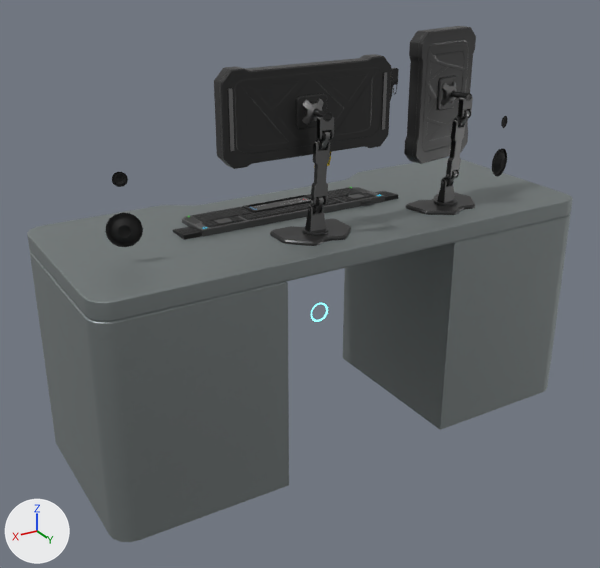
The glTF model app/assets/models/interiors/solis/command-console.glb as it was, and as the next commit left it.
The view is the same before and after, from a 50 mm camera at (0.88, 2.12, 0.63) aimed at (-0.49, -0.17, -0.51). Arrows for +X, +Y and +Z are at lower left; the lights stay in place. The picture after the commit comes second. Where no turn or scale is listed for an object, it has been applied to the vertices.
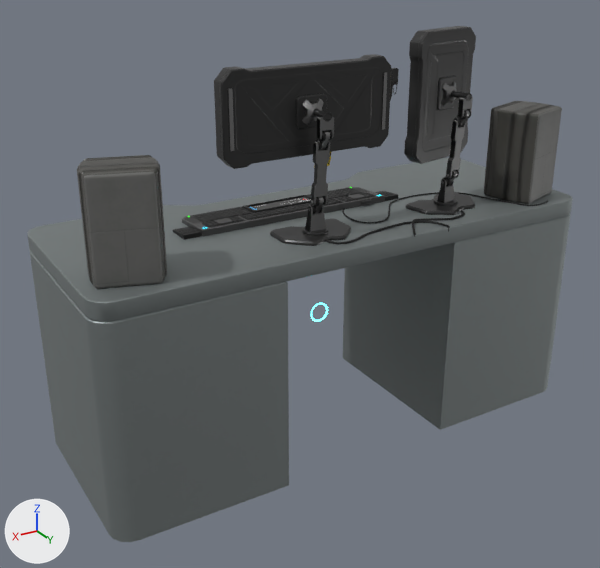
Boxes (x1, y1, x2, y2) around the edits, measured in the pictures (600 x 568 px):
'Object_12', added: after (77, 101, 562, 289)
'Object_6', added: after (325, 192, 548, 244)
'Object_5', unchanged, covered by the edit: before (105, 116, 507, 247)

Patch to the scene script:
```diff
--- a/app/assets/models/interiors/solis/command-console.glb.py
+++ b/app/assets/models/interiors/solis/command-console.glb.py
@@ img_image_13 @@
+img_image_13 = load_image('Image_13', '_unpacked/Image_13', 1024, 1024, 'Non-Color')
@@ img_image_12 @@
+img_image_12 = load_image('Image_12', '_unpacked/Image_12', 1024, 1024, 'Non-Color')
@@ img_image_11 @@
+img_image_11 = load_image('Image_11', '_unpacked/Image_11', 1024, 1024, 'sRGB')
@@ mat_trim_sheet_wall @@
+mat_trim_sheet_wall = bpy.data.materials.new('Trim_Sheet_Wall')
+# uses the picture img_image_11
+# uses the picture img_image_12
+# uses the picture img_image_13
@@ mat_bg_dark @@
+mat_bg_dark = principled_material('BG_Dark')
+mat_bg_dark.base_color = (0.0051, 0.0051, 0.0051)  # black #101010
+mat_bg_dark.roughness = 0.627
@@ me_object_10 @@
+me_object_10.from_pydata(...)  # 1136 vertices, 2208 faces; spans x -1.44..0.29, y -0.11..0.11, z -0.27..0.05
+me_object_10.materials.append(mat_trim_sheet_wall)
@@ me_object_4 @@
+me_object_4.from_pydata(...)  # 472 vertices, 901 faces; spans x -1.351..-0.444, y -0.176..0.16, z -0.288..-0.26
+me_object_4.materials.append(mat_bg_dark)  # black #101010
@@ ob_object_12 @@
+ob_object_12 = bpy.data.objects.new('Object_12', me_object_10)
+ob_object_12.location = (0.0, 0.0, 0.0)
@@ ob_object_6 @@
+ob_object_6 = bpy.data.objects.new('Object_6', me_object_4)
+ob_object_6.location = (0.0, 0.0, 0.0)
```
